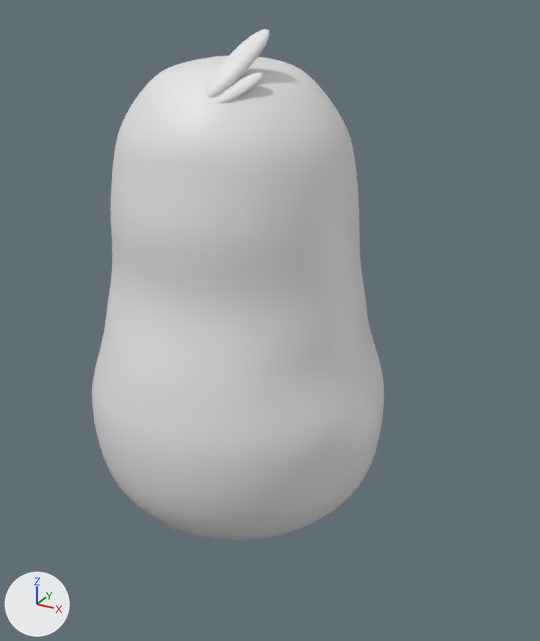
An edit to the Blender file Blends/HoYaCho.blend, drawn before and after from the same camera.
Rendered twice from a 50 mm lens placed at (2.83, -4.63, 4.77), pointed at (0.23, 0.1, 2.4). The axes (+X, +Y, +Z) are drawn at lower left. The lights are the same throughout.

Names of what the first picture shows: 'PengSugar_body', 'PengSugar_hair_01'.
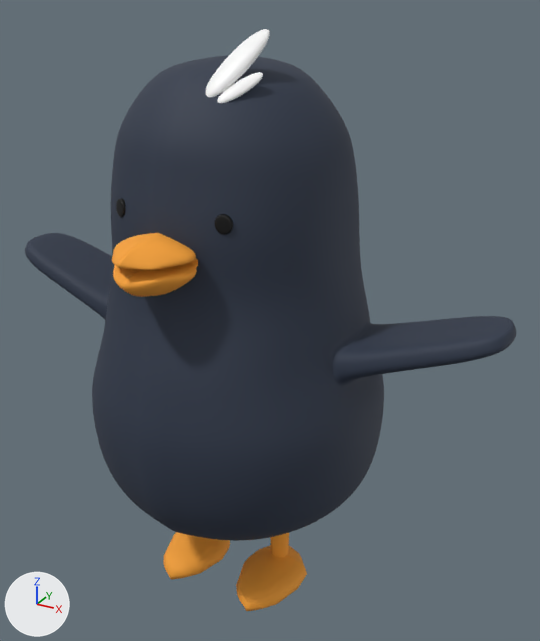
Changed parts and their boxes (x1, y1, x2, y2) in the pictures (540 x 641 px):
'PengSugar_body', recoloured, reshaped, modifiers changed (white to blue, 68% wider)
    before: (92, 56, 384, 541)
    after: (25, 55, 516, 541)
'Cylinder.006', added (orange)
    after: (163, 532, 307, 611)
'Plane.001', added (orange)
    after: (112, 233, 198, 297)
'PengSugar_eyes', added (black)
    after: (116, 198, 233, 235)
'Cylinder.007', added
    after: (270, 533, 289, 558)
part 1 of me_sphere, cut back
    before: (92, 56, 228, 528)
part 2 of me_sphere, built on
    before: (324, 301, 377, 406)
    after: (25, 233, 516, 405)

The change, as a diff of the scene's bpy script:
```diff
--- a/Blends/HoYaCho.blend.py
+++ b/Blends/HoYaCho.blend.py
@@ mat_pengsugar_body_black @@
 mat_pengsugar_body_black = principled_material('PengSugar_body_black')
-mat_pengsugar_body_black.base_color = (0.8, 0.8, 0.8)  # white #e7e7e7
+mat_pengsugar_body_black.base_color = (0.0268, 0.0388, 0.0678)  # dark blue #2e374a
@@ me_sphere @@
-me_sphere.from_pydata(...)  # 226 vertices, 224 faces; spans x -1.22..1.22, y -1.22..1.22, z -1.24..2.49
+me_sphere.from_pydata(...)  # 168 vertices, 152 faces, 2 loose edges; spans x 0.0..2.14, y -1.22..1.22, z -1.24..2.49
+# me_sphere part 1
+# 98 vertices are removed from x -1.22..-0.15, y -1.13..1.13, z -1.15..2.41
+# 114 faces are deleted
+# 2 loose edges are added
+# 2 new faces join them
+# me_sphere part 2
+# 1 vertex is removed from x 1.03, y 0.0, z 0.47
+# 4 faces are deleted
+# 35 vertices are added at x 0.96..2.14, y -0.37..0.37, z 0.27..0.89
+# 6 new vertices lie (0.0, 0.0, 0.08) away from vertices in x 0.96..1.11, y -0.37..0.37, z 0.27..0.54
+# 44 new faces join them
 me_sphere.materials.append(mat_pengsugar_body_black)
@@ ob_pengsugar_body @@
 _m = ob_pengsugar_body.modifiers.new('Subdivision', 'SUBSURF')
+_m = ob_pengsugar_body.modifiers.new('Mirror', 'MIRROR')
@@ ob_cylinder_006 @@
+ob_cylinder_006 = bpy.data.objects.new('Cylinder.006', me_cylinder_009)  # 77 vertices, 49 faces, 9 loose edges; spans x -0.662..-0.102, y -0.597..0.213, z 0.06..0.243; in mat_pengsugar_beak (orange #ffa93d); modifiers MIRROR
+ob_cylinder_006.location = (0.0, 0.0, 0.0)
@@ ob_cylinder_007 @@
+ob_cylinder_007 = bpy.data.objects.new('Cylinder.007', me_cylinder_008)  # 40 vertices, 32 faces; spans x -0.482..-0.282, y -0.094..0.107, z 0.243..0.767; in mat_pengsugar_beak (orange #ffa93d); modifiers MIRROR
+ob_cylinder_007.location = (0.0, 0.0, 0.0)
@@ ob_plane_001 @@
+ob_plane_001 = bpy.data.objects.new('Plane.001', me_plane_001)  # 79 vertices, 86 faces; spans x -0.335..0.335, y -0.002..0.548, z -0.261..0.177; in mat_pengsugar_beak (orange #ffa93d); modifiers SUBSURF
+ob_plane_001.location = (0.0, -1.415, 3.205)
@@ ob_pengsugar_eyes @@
+ob_pengsugar_eyes = bpy.data.objects.new('PengSugar_eyes', me_cylinder_006)  # 24 vertices, 17 faces; spans x 0.3449..0.4635, y -0.8452..-0.7734, z 3.3716..3.5095; in mat_pengsugar_eyes (black #000000); modifiers MIRROR, SUBSURF
+ob_pengsugar_eyes.location = (0.0, 0.0, 0.0)
```
